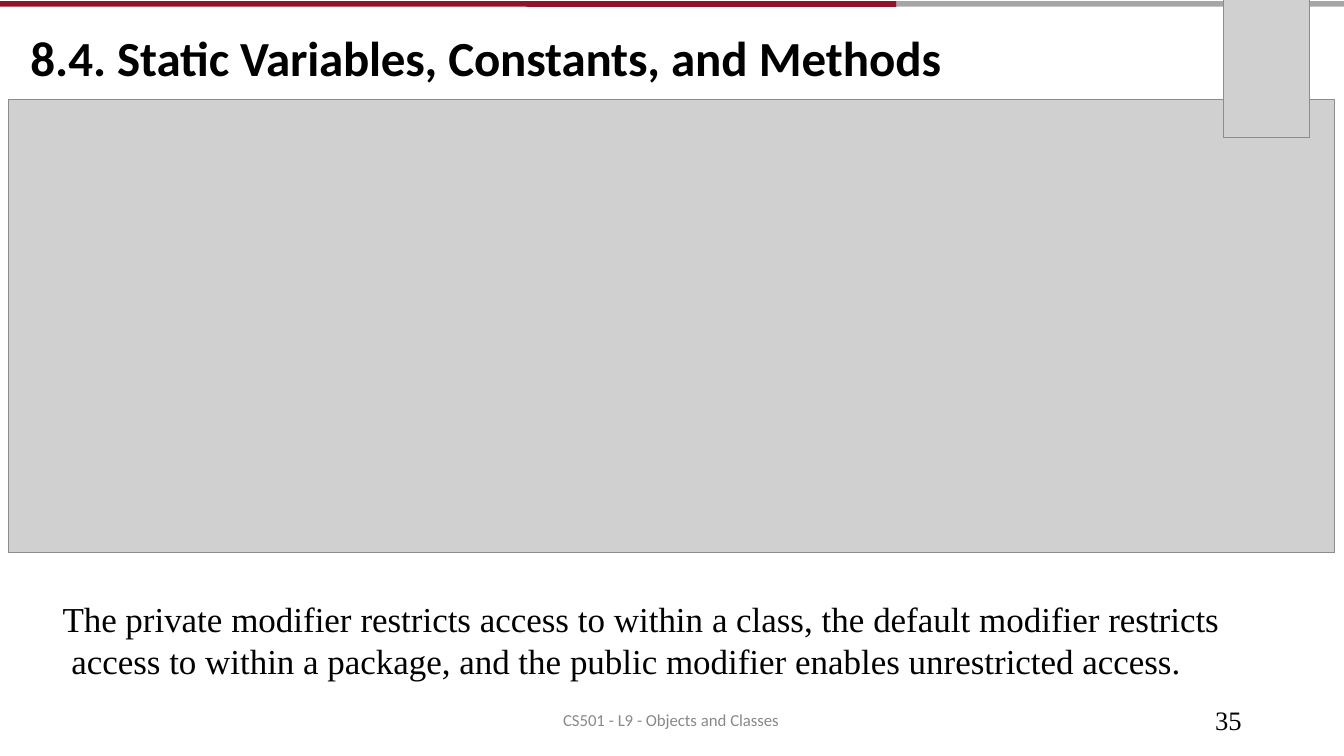
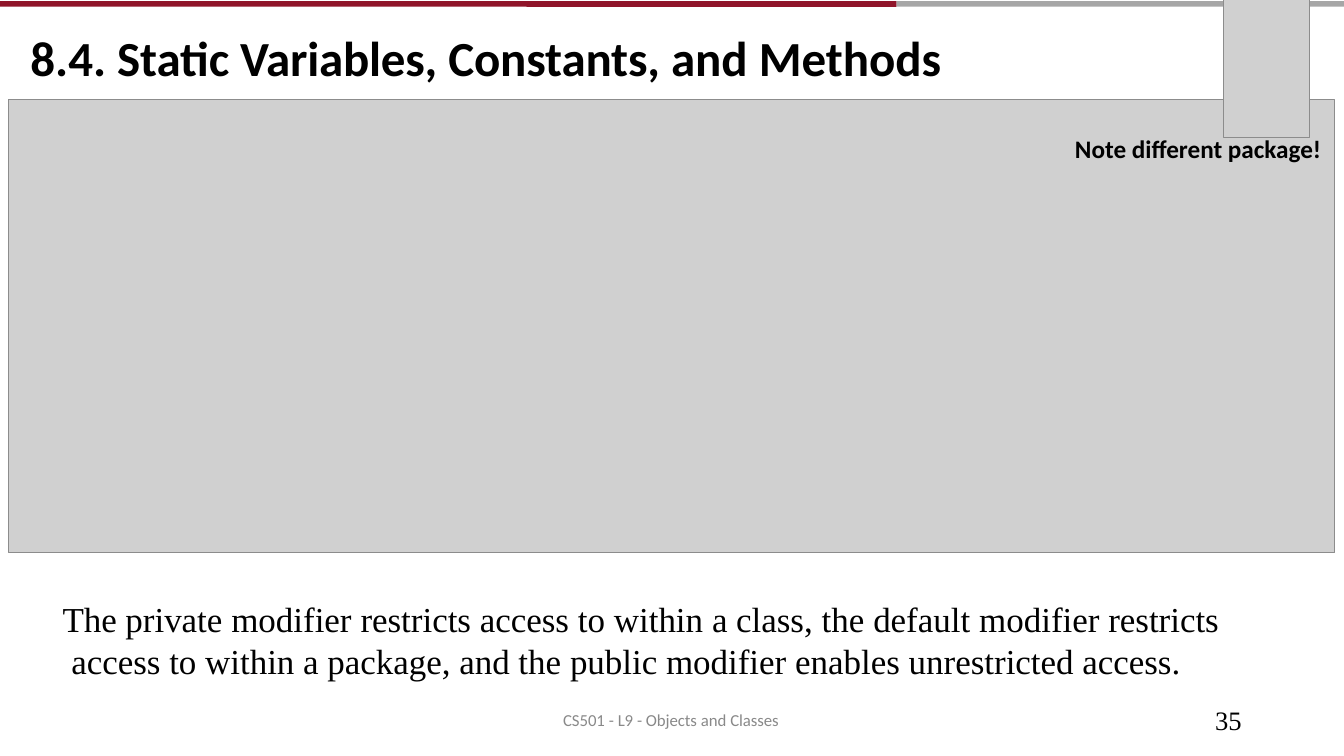
Before and after one commit to AughdonBreslin/CS501IntroToJava, a slide deck: slide 35 of Lectures/8_Objects_Classes.pptx. Drawn at 1344x756 pixels with LibreOffice and Linux fonts; fonts in the diff are those of the drawing; grey boxes stand for pictures. Boxes give left, top, right and bottom in pixels: in the first picture for what was removed or moved away, otherwise in the second. Text is boxed around its words. In the diff, an @@ line names an element or a change of style, - is before the commit and + after.

```diff
--- a/Lectures/8_Objects_Classes.pptx
+++ b/Lectures/8_Objects_Classes.pptx
@@ text added at (x1=1075, y1=140, x2=1321, y2=163), 18 pt, text #000000, bold @@
+Note different package!
```
Also in this commit, not shown: 3 other slides changed, 7 other files.
